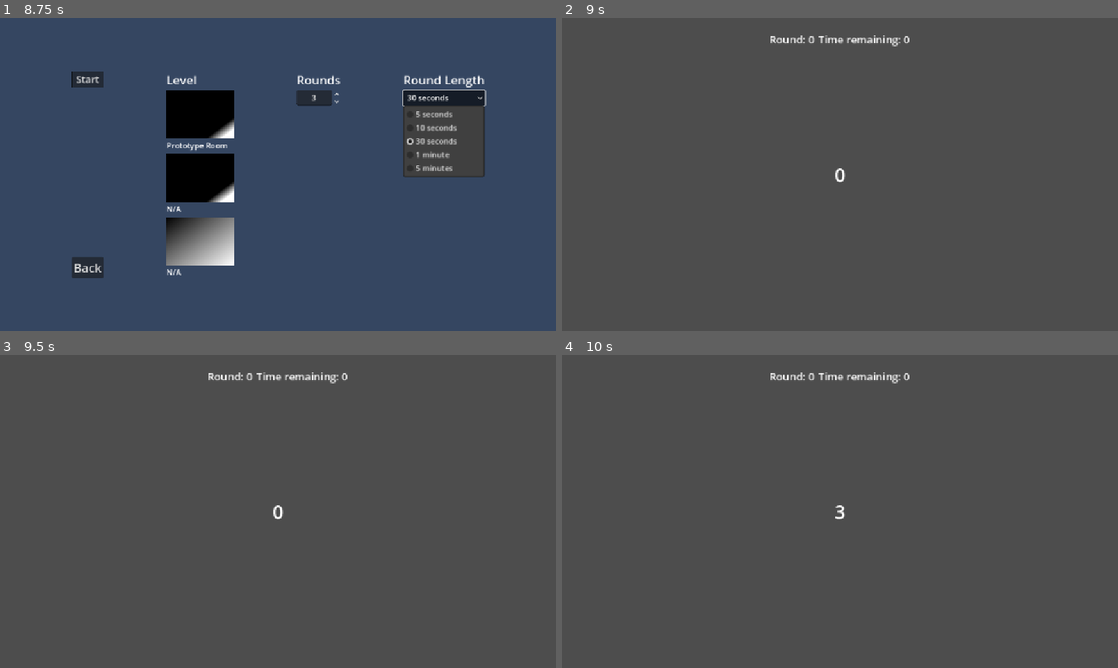
Above: before the commit, frames 1-4 (two rows, left to right).
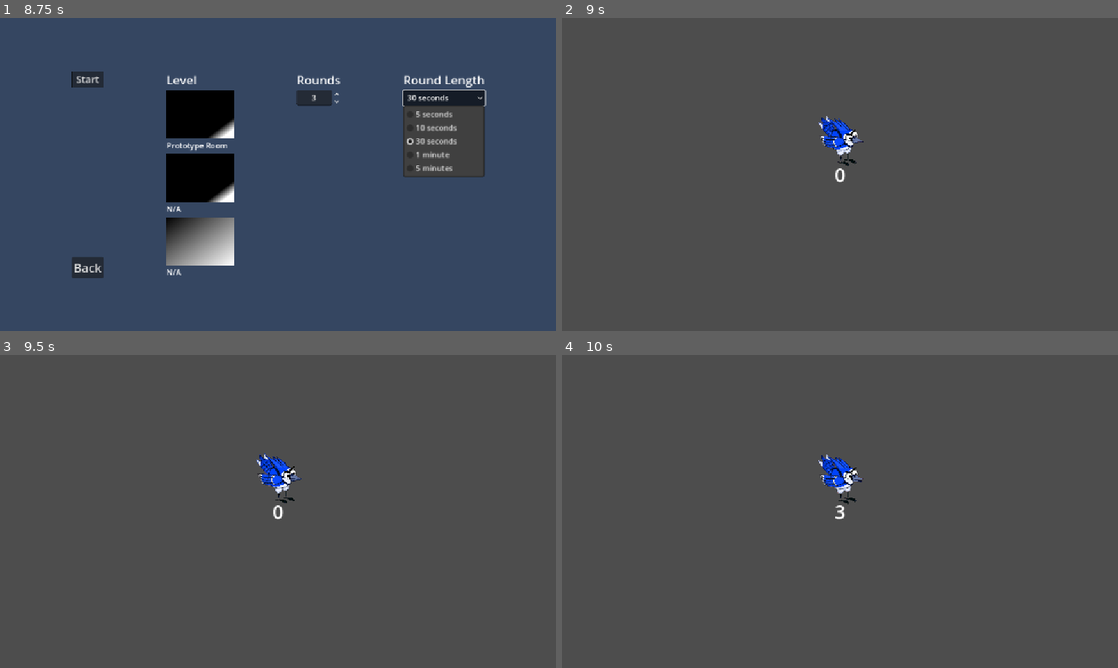
Above: after the commit, the same moments.

Repository: LucyThePirate/STL-Gamedev-Spring-Game-Jam-2025
Game: Godot game, scene res://Scenes/main_menu.tscn
Same seed, same stepped clock (60 frames per second), same inputs: the game is played once before the commit and once after it. The engine's default icon, where the game draws it, is replaced by a stand-in: a white triangle on a blue panel in a dark square.
Inputs (mouse positions are in pixels of both pictures, inside the frame that each line leads up to):
- Up to frame 1 (8.75 s): click "Play" at 0.5 s; click "Start" at 1.25 s; click "Start" at 2 s; click (200, 115) at 2.75 s; click (200, 177) at 3.5 s; click (200, 240) at 4.25 s; click "30 seconds" at 5 s; click (200, 115) at 5.75 s; click (200, 177) at 6.5 s; click (200, 240) at 7.25 s; click "30 seconds" at 8 s
- Up to frame 2 (9 s): click "Start" at 8.75 s
- Up to frame 3 (9.5 s): no input
- Up to frame 4 (10 s): no input

Frame 1 is identical in both runs. In frame 2, 0.9% of the frame differs, in the area x 37-63%, y 5-48%; in frame 3, 0.9%; in frame 4, 0.9%.

Commit message:
added to game manager

Diff:
--- a/new-game-project/Scenes/game_manager.tscn
+++ b/new-game-project/Scenes/game_manager.tscn
@@ -1,7 +1,8 @@
-[gd_scene load_steps=5 format=3 uid="uid://3k43mtbqb03q"]
+[gd_scene load_steps=6 format=3 uid="uid://3k43mtbqb03q"]
 
 [ext_resource type="Script" uid="uid://rotuh2tt2ax1" path="res://Scripts/game_manager.gd" id="1_oj352"]
 [ext_resource type="PackedScene" uid="uid://dlaljyl5f6dcs" path="res://Scenes/player.tscn" id="2_e5fcp"]
+[ext_resource type="Script" uid="uid://bd33rudvrpluj" path="res://Scripts/camera_zoom.gd" id="3_fgdfb"]
 [ext_resource type="PackedScene" uid="uid://3i2kg7knjo0r" path="res://Scenes/camera_2d.tscn" id="3_sq00h"]
 [ext_resource type="PackedScene" uid="uid://ds5l4vmy1gxlv" path="res://Scenes/replayer.tscn" id="4_mmt5l"]
 
@@ -11,6 +12,9 @@
 [node name="Camera2D" parent="." instance=ExtResource("3_sq00h")]
 position = Vector2(576, 324)
 zoom = Vector2(1.09, 1.09)
+script = ExtResource("3_fgdfb")
+object1 = NodePath("../Player 1")
+object2 = NodePath("../Player 2")
 
 [node name="RoundTimer" type="Timer" parent="."]
 one_shot = true
--- a/new-game-project/Scripts/camera_zoom.gd
+++ b/new-game-project/Scripts/camera_zoom.gd
@@ -13,8 +13,8 @@
 	self.global_position = (player1.global_position + player2.global_position) * 0.5
 
 	var zoom_factor1 = abs(player2.global_position.x-player1.global_position.x)/(1152-100)
-	var zoom_factor2 = abs(player2.global_position.y-player1.global_position.y)/(648-10)
+	var zoom_factor2 = abs(player2.global_position.y-player1.global_position.y)/(648-100)
 	var zoom_factor = max(min((2 - zoom_factor1), (2 - zoom_factor2)), 1)
-	print(zoom_factor)
+	#print(zoom_factor)
 
 	self.zoom = Vector2(zoom_factor, zoom_factor)
